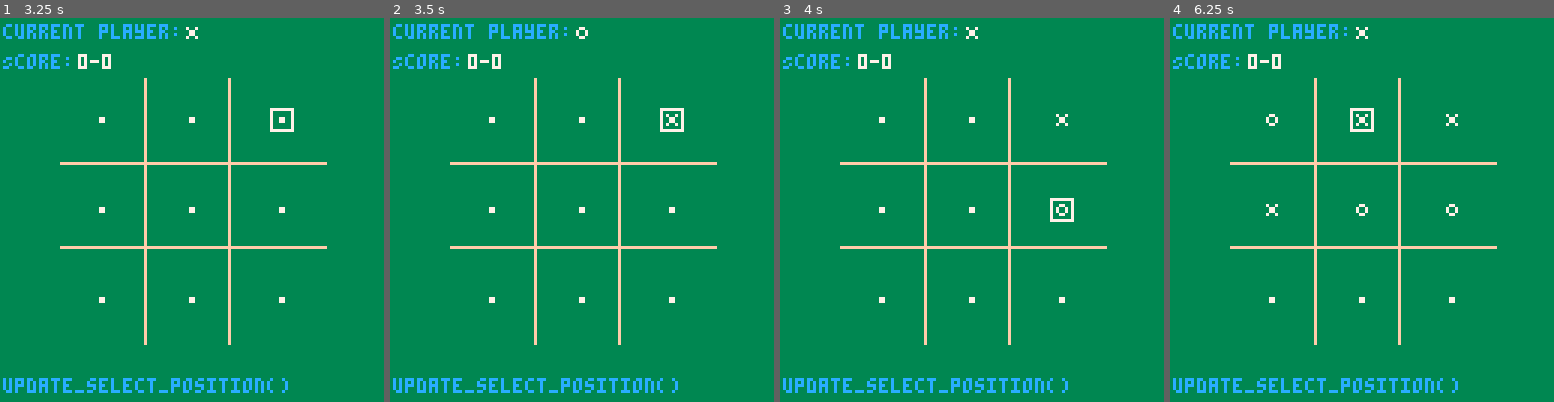
Above: before the commit, frames 1-4 (left to right).
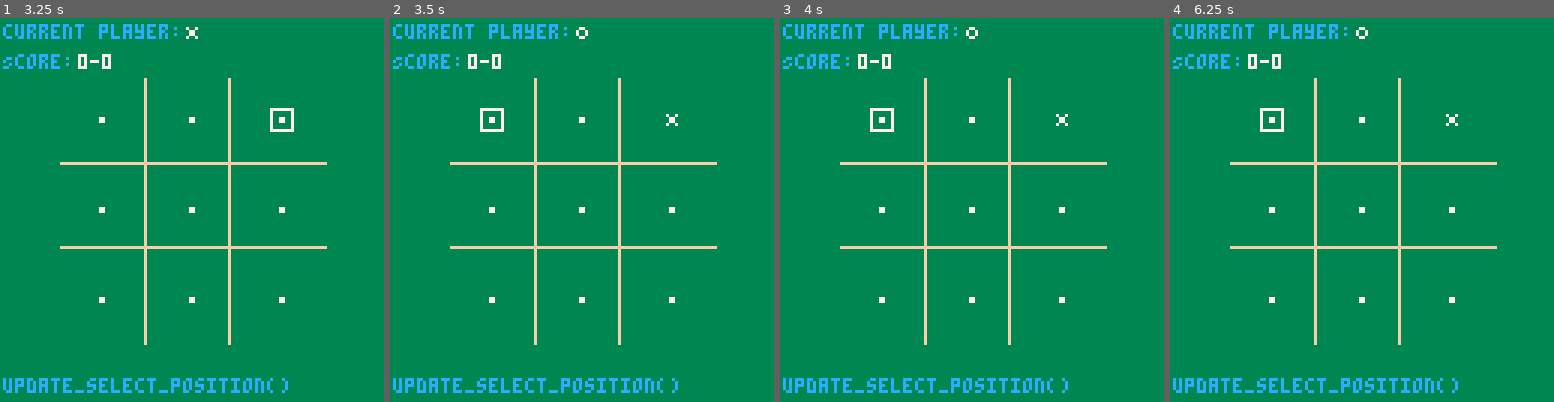
Above: after the commit, the same moments.

Repository: EmreMotan/TicTacToe
Game: PICO-8 cartridge tictactoe.p8
Same seed, same stepped clock (60 frames per second), same inputs: the game is played once before the commit and once after it.
Inputs:
- Up to frame 1 (3.25 s): tap X (X key) at 0.33, 1.07, 1.85, 2.97 s; tap O (Z key) at 0.7, 1.7, 2.1, 2.5, 2.9 s; hold Right 1.6-2.1 s; hold Up 2.15-2.42 s; hold Right 2.47-3.03 s; hold Left from 3.08 s (still down)
- Up to frame 2 (3.5 s): keep holding Left; tap O (Z key) at 3.3 s
- Up to frame 3 (4 s): release Left at 3.58 s; hold Down 3.63-3.97 s; tap O (Z key) at 3.7 s
- Up to frame 4 (6.25 s): hold Right 4.02-4.68 s; tap X (X key) at 4.08, 5.2 s; tap O (Z key) every 0.4 s from 4.1 to 6.1 s; hold Up 4.73-5.03 s; hold Left 5.08-5.68 s; hold Down 5.73-6.03 s; hold Right from 6.08 s (still down)

Frame 1 is identical in both runs. In frame 2, 0.3% of the frame differs, in the area x 23-77%, y 23-30%; in frame 3, 0.5%; in frame 4, 0.7%, in the area x 23-75%, y 2-52%.

Commit message:
Reset player position to top-left after choosing position

Diff:
--- a/tictactoe.p8
+++ b/tictactoe.p8
@@ -110,6 +110,9 @@
   else currentplayer = 1
   end
 
+  -- Set cursor position to top left
+  grid_selector_position = 0
+
   global_state = state_select_position
 
   debugmsg = 'update_next_player()'
@@ -118,54 +121,68 @@
 function update_select_position()
   x = grid_selector_position
 
-  ------------------------------------------------------------------
-  -- Listen for control input
-  ------------------------------------------------------------------
-    -- if 'right' then x+1, if x>2 then x=0
-  if btnp(➡️) then
-    x=x+1
-    if x % 3 == 0 then x=x-3 end
-  end
-
-  -- if 'left' then x-1 % 3, if x<0 then x=2
-  if btnp(⬅️) then
-    x=x-1
-    if x % 3 == 2 or x < 0 then x=x+3 end
-  end
-
-  -- if 'up' then y+1, if y>2 then y=0
-  if btnp(⬆️) then
-    x=x-3
-    if x<0 then x=x+9 end
-  end
-
-  -- if 'down' then y-1 % 3, if y<0 then y=2
-  if btnp(⬇️) then
-    x=x+3
-    if x>8 then x=x-9 end
-  end
-
-  grid_selector_position = x
-
-  if btnp(4) or btnp(5) then -- O or X (https://pico-8.fandom.com/wiki/Btn)
-		if grid[grid_selector_position] == 0 then
-		  grid[grid_selector_position] = currentplayer
-
-      -- check if there is three in a row
-      win_result = check_win_condition()
-
-      -- check if there's a potential draw
-      tie_result = check_tie_condition()
-
-      if win_result == 1 then
-        score[currentplayer] += 1
-        global_state = state_win_screen
-      elseif tie_result == 1 then
-        global_state = state_tie_screen
-      else global_state = state_next_player
+  -- Process inputs for human players
+  if (currentplayer == 1 or number_players == 2) then
+    ------------------------------------------------------------------
+    -- Listen for control input
+    ------------------------------------------------------------------
+      -- if 'right' then x+1, if x>2 then x=0
+    if btnp(➡️) then
+      x=x+1
+      if x % 3 == 0 then x=x-3 end
+    end
+
+    -- if 'left' then x-1 % 3, if x<0 then x=2
+    if btnp(⬅️) then
+      x=x-1
+      if x % 3 == 2 or x < 0 then x=x+3 end
+    end
+
+    -- if 'up' then y+1, if y>2 then y=0
+    if btnp(⬆️) then
+      x=x-3
+      if x<0 then x=x+9 end
+    end
+
+    -- if 'down' then y-1 % 3, if y<0 then y=2
+    if btnp(⬇️) then
+      x=x+3
+      if x>8 then x=x-9 end
+    end
+
+    grid_selector_position = x
+
+    if btnp(4) or btnp(5) then -- O or X (https://pico-8.fandom.com/wiki/Btn)
+      if grid[grid_selector_position] == 0 then
+        grid[grid_selector_position] = currentplayer
+
+        -- check if there is three in a row
+        win_result = check_win_condition()
+
+        -- check if there's a potential draw
+        tie_result = check_tie_condition()
+
+        if win_result == 1 then
+          score[currentplayer] += 1
+          global_state = state_win_screen
+        elseif tie_result == 1 then
+          global_state = state_tie_screen
+        else global_state = state_next_player
+        end
       end
     end
-	end
+  end
+
+  -- -- Process input for CPU player
+  -- if (number_players == 1 and currentplayer == 2) then
+  --   -- Random AI
+  --   -- Wait a couple seconds?
+  --   -- Visualize moving the cursor? At some set fraction of a second intervals?
+
+  --   for x=from,to do
+
+  --   end
+  -- end
 
   debugmsg = 'update_select_position()'
 end
